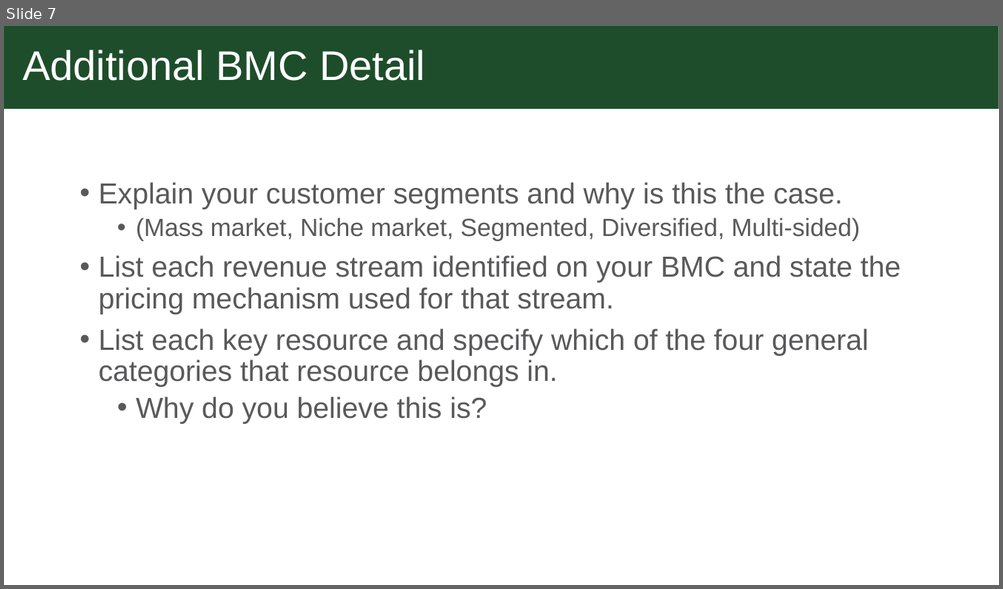
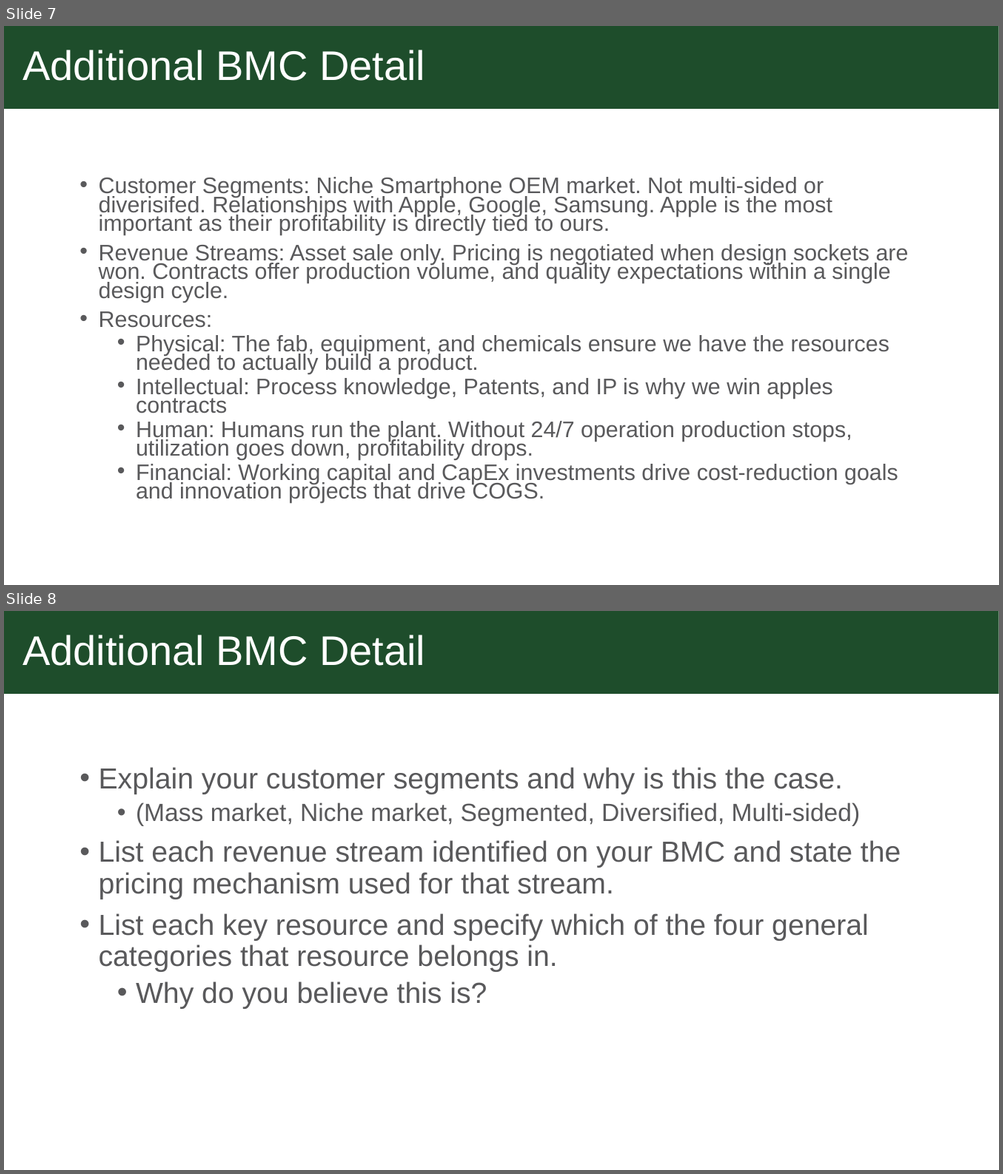
Before and after one commit to engtx/MBA, a slide deck: Classes/BUS 500, Foundations for Business Impact/Week 2/BAVARIAN.CYRUS.BMC.pptx. Shown one above the other, each under a label of ours: slide 7 before the commit, slides 7 and 8 after it. The pictures are 1003x589 and 1003x1174 pixels, drawn with LibreOffice and Linux fonts; fonts in the diff are those of the drawing; background and template pictures are left out. Boxes give left, top, right and bottom in pixels: in the first picture for what was removed or moved away, otherwise in the second. Text is boxed around its words. In the diff, an @@ line names an element or a change of style, - is before the commit and + after.

```diff
--- a/Classes/BUS 500, Foundations for Business Impact/Week 2/BAVARIAN.CYRUS.BMC.pptx
+++ b/Classes/BUS 500, Foundations for Business Impact/Week 2/BAVARIAN.CYRUS.BMC.pptx
@@ slide 7 added at (4, 26, 999, 585), background #FFFFFF @@
@@ title added at (4, 26, 999, 109), fill #1E4D2B, 40 pt, text #FFFFFF @@
+Additional BMC Detail
@@ text added at (99, 177, 908, 503), 21.7 pt, text #59595B @@
+• Customer Segments: Niche Smartphone OEM market. Not multi-sided or diverisifed. Relationships with Apple, Google, Samsung. Apple is the most important as their profitability is directly tied to ours.
+• Revenue Streams: Asset sale only. Pricing is negotiated when design sockets are won. Contracts offer production volume, and quality expectations within a single design cycle.
+• Resources:
+  • Physical: The fab, equipment, and chemicals ensure we have the resources needed to actually build a product.
+  • Intellectual: Process knowledge, Patents, and IP is why we win apples contracts
+  • Human: Humans run the plant. Without 24/7 operation production stops, utilization goes down, profitability drops.
+  • Financial: Working capital and CapEx investments drive cost-reduction goals and innovation projects that drive COGS.
@@ what was slide 7 is now slide 8 @@
```
Also in this commit, not shown: 1 slide changed.
